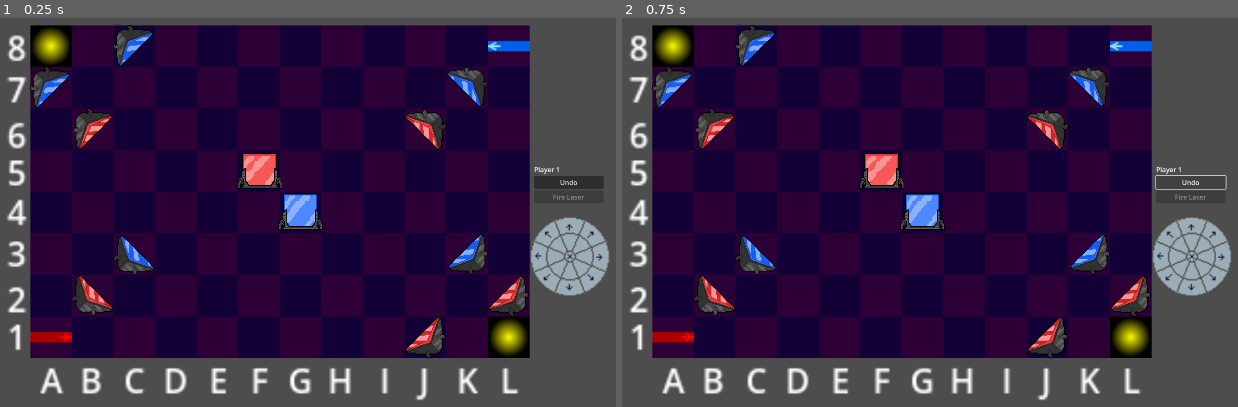
Above: before the commit, frames 1-2 (left to right).
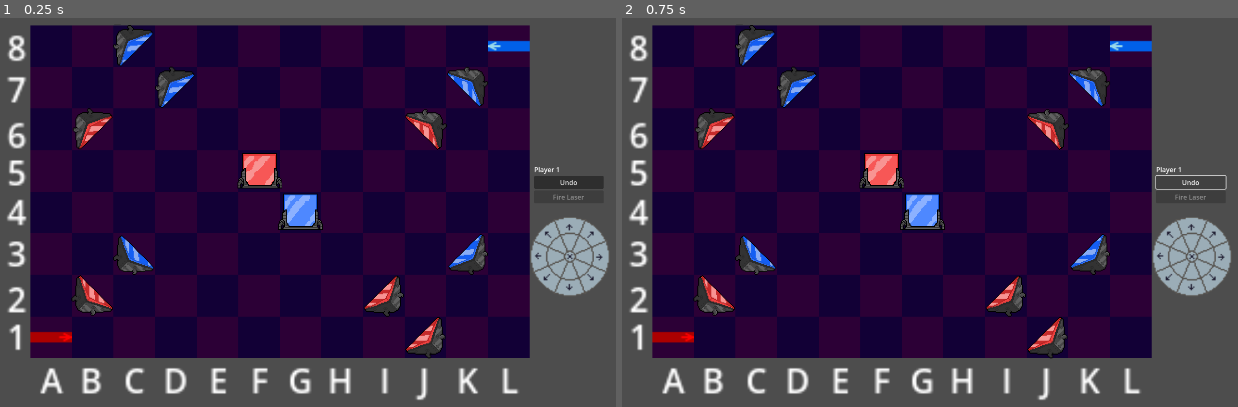
Above: after the commit, the same moments.

Repository: mzbrubak/Reflectix
Game: Godot game, scene res://Scenes/main.tscn
Same seed, same stepped clock (60 frames per second), same inputs: the game is played once before the commit and once after it.
Inputs:
- Up to frame 1 (0.25 s): no input
- Up to frame 2 (0.75 s): click "Undo" at 0.5 s

The runs differ from the first frame. In frame 1, 2.9% of the frame differs, in the area x 4-87%, y 1-88%; in frame 2, 2.9%.

Commit message:
Remove kings and tweak initial state pieces

Diff:
--- a/Scenes/main.tscn
+++ b/Scenes/main.tscn
@@ -26,7 +26,8 @@
 position = Vector2(-130, 60)
 
 [node name="Red King" parent="Player1Pieces" instance=ExtResource("4_kfvhc")]
-position = Vector2(-130, -80)
+visible = false
+position = Vector2(-165, -102)
 
 [node name="1Mirror" parent="Player1Pieces" instance=ExtResource("2_6nsyl")]
 position = Vector2(50, 60)
@@ -44,7 +45,7 @@
 rotation = 3.14159
 
 [node name="1Mirror5" parent="Player1Pieces" instance=ExtResource("2_6nsyl")]
-position = Vector2(90, 40)
+position = Vector2(30, 40)
 rotation = 1.5708
 
 [node name="1DoubleMirror" parent="Player1Pieces" instance=ExtResource("6_krj5m")]
@@ -58,7 +59,8 @@
 rotation = 3.14159
 
 [node name="Blue King" parent="Player2Pieces" instance=ExtResource("4_kfvhc")]
-position = Vector2(90, 60)
+visible = false
+position = Vector2(119, 88)
 
 [node name="Mirror" parent="Player2Pieces" instance=ExtResource("2_6nsyl")]
 position = Vector2(-90, -80)
@@ -76,7 +78,7 @@
 position = Vector2(70, -60)
 
 [node name="Mirror5" parent="Player2Pieces" instance=ExtResource("2_6nsyl")]
-position = Vector2(-130, -60)
+position = Vector2(-70, -60)
 rotation = 4.71239
 
 [node name="DoubleMirror" parent="Player2Pieces" instance=ExtResource("6_krj5m")]
